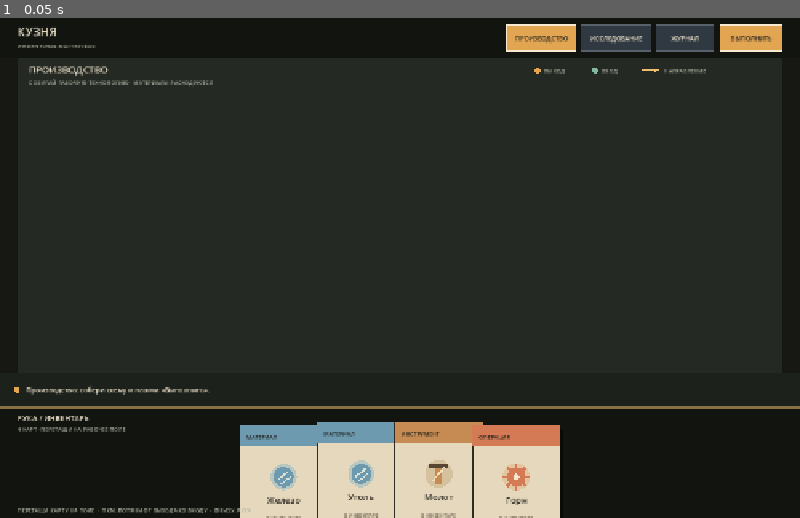
Above: before the commit, frame 1.
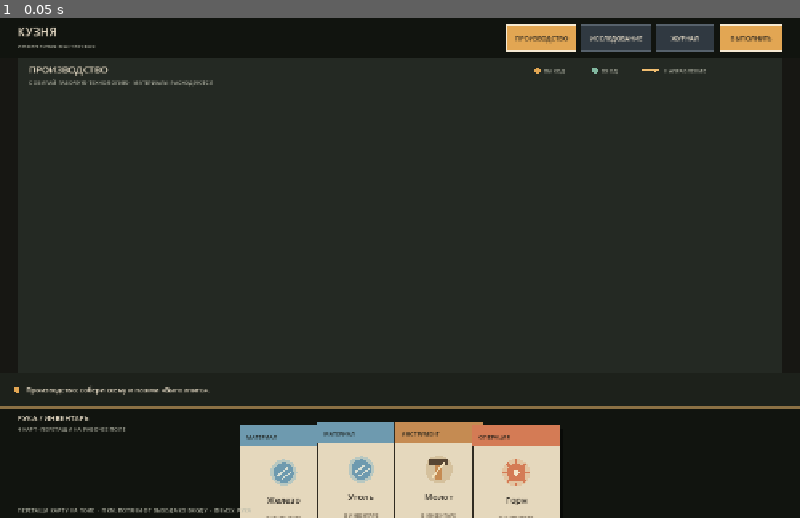
Above: after the commit, the same moment.

Repository: Blyaprint/new-1-bit-kuznya
Game: Godot game, scene res://scenes/board_prototype.tscn
The game is run twice, just before and just after one commit, with the same random seed, the same clock (stepped at 60 frames per second) and the same inputs.
Inputs:
- Up to frame 1 (0.05 s): no input

The runs differ from the first frame. In frame 1, 0.4% of the frame differs, in the area x 33-67%, y 87-95%.

Commit message:
Fix card socket labels and live graph dragging

Diff:
--- a/scripts/board_prototype.gd
+++ b/scripts/board_prototype.gd
@@ -349,8 +349,14 @@
 			return []
 
 
+func _card_center(card: Dictionary) -> Vector2:
+	if int(card.id) == drag_card_id and str(card[_place_key()]) == "board":
+		return drag_position + CARD_SIZE * 0.5
+	return Vector2(card[_position_key()])
+
+
 func _port_position(card: Dictionary, is_output: bool, port_index: int) -> Vector2:
-	var center := Vector2(card[_position_key()])
+	var center := _card_center(card)
 	var ports := _output_ports(card) if is_output else _input_ports(card)
 	var y_offset := (float(port_index) - float(ports.size() - 1) * 0.5) * 38.0
 	return center + Vector2(CARD_SIZE.x * 0.5 if is_output else -CARD_SIZE.x * 0.5, y_offset)
@@ -626,7 +632,7 @@
 	draw_rect(rect, Color("#302b21"), false, 2.0)
 	draw_rect(Rect2(top_left, Vector2(CARD_SIZE.x, 34)), role_color)
 	draw_string(font, top_left + Vector2(10, 22), _category_label(str(card.category)), HORIZONTAL_ALIGNMENT_LEFT, CARD_SIZE.x - 20, 9, Color("#171914"))
-	_draw_card_emblem(str(card.category), top_left + Vector2(CARD_SIZE.x * 0.5, 83), role_color)
+	_draw_card_emblem(str(card.category), top_left + Vector2(CARD_SIZE.x * 0.5, 76), role_color)
 	draw_string(font, top_left + Vector2(8, 125), str(card.title), HORIZONTAL_ALIGNMENT_CENTER, CARD_SIZE.x - 16, 14, INK)
 	draw_line(top_left + Vector2(10, 135), top_left + Vector2(CARD_SIZE.x - 10, 135), Color("#a99a7d"), 1.0)
 	draw_string(font, top_left + Vector2(8, 153), "УЗЕЛ СХЕМЫ" if on_board else "В ИНВЕНТАРЕ", HORIZONTAL_ALIGNMENT_CENTER, CARD_SIZE.x - 16, 8, Color("#675b49"))
@@ -637,14 +643,13 @@
 		for i in range(inputs.size()):
 			var p := _port_position(card, false, i)
 			draw_circle(p, 6.0, Color("#82b8a0"))
-			draw_string(font, Vector2(top_left.x + 7, p.y - top_left.y - 9), str(inputs[i].label), HORIZONTAL_ALIGNMENT_LEFT, 58, 8, Color("#34483f"))
+			var label_pos := Vector2(top_left.x + 8, p.y - top_left.y + 3)
+			draw_string(font, label_pos, str(inputs[i].label), HORIZONTAL_ALIGNMENT_LEFT, 46, 7, Color("#34483f"))
 		for i in range(outputs.size()):
 			var p := _port_position(card, true, i)
 			draw_circle(p, 6.0, ACCENT)
-			draw_string(font, Vector2(top_left.x + CARD_SIZE.x - 66, p.y - top_left.y - 9), str(outputs[i].label), HORIZONTAL_ALIGNMENT_RIGHT, 58, 8, Color("#594126"))
-		if str(card.category) == "МАТЕРИАЛ":
-			draw_string(font, top_left + Vector2(8, 47), "СВОЙСТВА", HORIZONTAL_ALIGNMENT_CENTER, CARD_SIZE.x - 16, 8, Color("#46504a"))
-			draw_string(font, top_left + Vector2(8, 59), "Температура · прочность", HORIZONTAL_ALIGNMENT_CENTER, CARD_SIZE.x - 16, 8, Color("#46504a"))
+			var label_pos := Vector2(top_left.x + CARD_SIZE.x - 54, p.y - top_left.y + 3)
+			draw_string(font, label_pos, str(outputs[i].label), HORIZONTAL_ALIGNMENT_RIGHT, 46, 7, Color("#594126"))
 
 
 func _category_color(category: String) -> Color:
